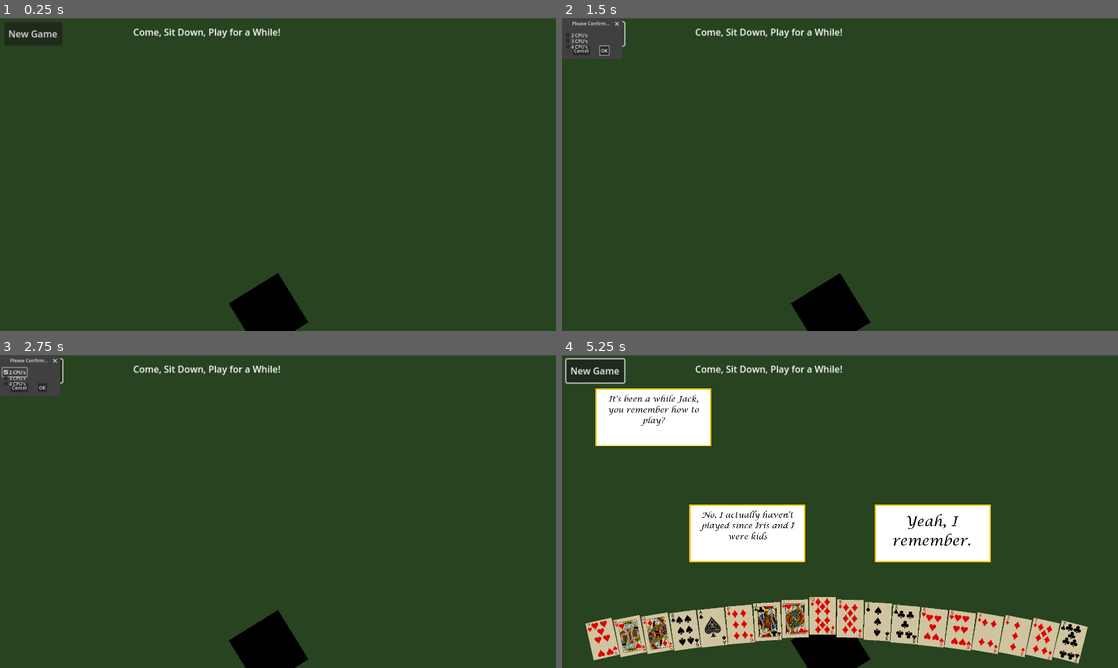
Above: before the commit, frames 1-4 (two rows, left to right).
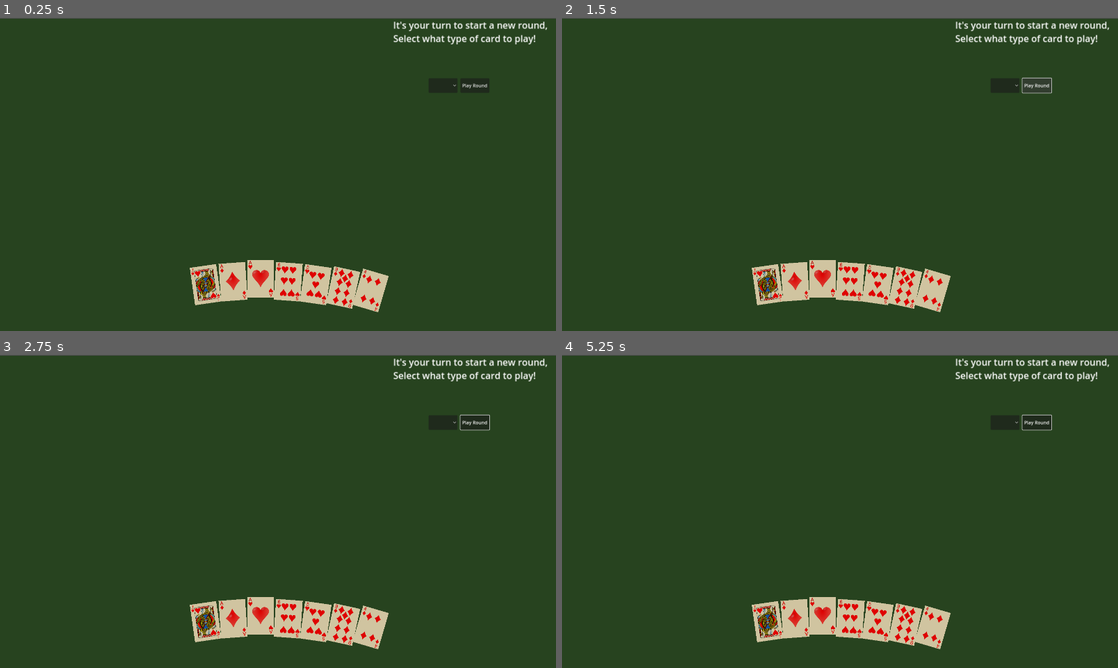
Above: after the commit, the same moments.

Repository: rjrubalcava/CowboyNoir
Game: Godot game, scene res://Scenes/MainScene.tscn
The game is run twice, just before and just after one commit, with the same random seed, the same clock (stepped at 60 frames per second) and the same inputs. This scene is started directly instead of the project's main scene.
Inputs (mouse positions are in pixels of both pictures, inside the frame that each line leads up to):
- Up to frame 1 (0.25 s): no input
- Up to frame 2 (1.5 s): click (1006, 86) at 0.52 s; click "New Game" (after the commit: "Play Round") at 1.25 s
- Up to frame 3 (2.75 s): click (16, 373) at 2 s, where only the run before the commit has a clickable "2 CPU's"
- Up to frame 4 (5.25 s): click (578, 376) at 2.75 s, where only the run before the commit has a clickable "3 CPU's"; click (578, 383) at 3.5 s, where only the run before the commit has a clickable "4 CPU's"; click "New Game" (after the commit: "Play Round") at 4.25 s; click (606, 386) at 5 s, where only the run before the commit has a clickable "OK"

The runs differ from the first frame. In frame 1, 7.4% of the frame differs, in the area x 0-99%, y 1-100%; in frame 2, 8.0%; in frame 3, 8.1%; in frame 4, 23%, in the area x 0-99%, y 0-100%.

Commit message:
AddingMoreToBluff

Diff:
--- /dev/null
+++ b/Scenes/Bluff.tscn
@@ -0,0 +1,82 @@
+[gd_scene load_steps=2 format=3 uid="uid://bip5iiguowys3"]
+
+[ext_resource type="Script" path="res://Scripts/Bluff.gd" id="1_ei7cw"]
+
+[node name="Bluff" type="Node2D"]
+script = ExtResource("1_ei7cw")
+
+[node name="PlayerCards" type="HBoxContainer" parent="."]
+offset_right = 40.0
+offset_bottom = 40.0
+
+[node name="playInstruction" type="RichTextLabel" parent="."]
+offset_left = 1358.0
+offset_top = 1.0
+offset_right = 1638.0
+offset_bottom = 156.0
+scale = Vector2(2, 2)
+text = "Current Round Card: "
+
+[node name="cardSelection" type="OptionButton" parent="."]
+visible = false
+anchors_preset = -1
+anchor_left = 0.187
+anchor_top = 0.5
+anchor_right = 0.187
+anchor_bottom = 0.5
+offset_left = 1480.0
+offset_top = 208.0
+offset_right = 1580.0
+offset_bottom = 258.0
+item_count = 13
+popup/item_0/text = "Ace"
+popup/item_0/id = 1
+popup/item_1/text = "2"
+popup/item_1/id = 2
+popup/item_2/text = "3"
+popup/item_2/id = 3
+popup/item_3/text = "4"
+popup/item_3/id = 4
+popup/item_4/text = "5"
+popup/item_4/id = 5
+popup/item_5/text = "6"
+popup/item_5/id = 6
+popup/item_6/text = "7"
+popup/item_6/id = 7
+popup/item_7/text = "8"
+popup/item_7/id = 8
+popup/item_8/text = "9"
+popup/item_8/id = 9
+popup/item_9/text = "10"
+popup/item_9/id = 10
+popup/item_10/text = "Jack"
+popup/item_10/id = 11
+popup/item_11/text = "Queen"
+popup/item_11/id = 12
+popup/item_12/text = "King"
+popup/item_12/id = 13
+
+[node name="Button" type="Button" parent="."]
+offset_left = 1590.0
+offset_top = 208.0
+offset_right = 1690.0
+offset_bottom = 258.0
+text = "Play Round"
+
+[node name="Buton" type="Button" parent="."]
+offset_left = 1480.0
+offset_top = 208.0
+offset_right = 1580.0
+offset_bottom = 258.0
+text = "Call Bluff?"
+
+[node name="pass" type="Button" parent="."]
+offset_left = 1700.0
+offset_top = 208.0
+offset_right = 1800.0
+offset_bottom = 258.0
+text = "Pass Round"
+
+[connection signal="button_up" from="Button" to="." method="_on_button_button_up"]
+[connection signal="button_up" from="Buton" to="." method="_on_buton_button_up"]
+[connection signal="button_up" from="pass" to="." method="_on_pass_button_up"]
--- a/Scenes/MainScene.tscn
+++ b/Scenes/MainScene.tscn
@@ -1,7 +1,6 @@
-[gd_scene load_steps=3 format=3 uid="uid://bkovryrasnl0f"]
+[gd_scene load_steps=2 format=3 uid="uid://bkovryrasnl0f"]
 
 [ext_resource type="Script" path="res://Scripts/MainScene.gd" id="1"]
-[ext_resource type="PackedScene" path="res://Scenes/Player.tscn" id="2"]
 
 [node name="MainScene" type="Node2D"]
 script = ExtResource("1")
@@ -11,83 +10,3 @@
 offset_right = 1920.0
 offset_bottom = 1082.0
 color = Color(0.152941, 0.262745, 0.121569, 1)
-
-[node name="Player" parent="." instance=ExtResource("2")]
-position = Vector2(960, 1080)
-
-[node name="Button" type="Button" parent="."]
-offset_left = 15.0
-offset_top = 15.0
-offset_right = 115.0
-offset_bottom = 55.0
-scale = Vector2(2, 2)
-text = "New Game"
-
-[node name="PlayerCards" type="HBoxContainer" parent="."]
-offset_left = 940.0
-offset_top = 1040.0
-offset_right = 980.0
-offset_bottom = 1080.0
-
-[node name="Control" type="Control" parent="."]
-layout_mode = 3
-anchors_preset = 0
-offset_left = 460.0
-offset_top = 25.0
-offset_right = 500.0
-offset_bottom = 65.0
-scale = Vector2(2, 2)
-
-[node name="GameDirection" type="RichTextLabel" parent="Control"]
-layout_mode = 0
-offset_right = 450.0
-offset_bottom = 150.0
-text = "Come, Sit Down, Play for a While!"
-
-[node name="CurrentCard" type="RichTextLabel" parent="Control"]
-layout_mode = 0
-offset_left = 450.0
-offset_right = 500.0
-offset_bottom = 150.0
-
-[node name="newGame" type="ConfirmationDialog" parent="."]
-
-[node name="Container" type="Container" parent="newGame"]
-offset_left = 8.0
-offset_top = 8.0
-offset_right = 192.0
-offset_bottom = 51.0
-
-[node name="RichTextLabel" type="RichTextLabel" parent="newGame/Container"]
-layout_mode = 2
-text = "Select the Number of CPU's You Would Like to Play Against"
-
-[node name="RichTextLabel2" type="RichTextLabel" parent="newGame/Container"]
-layout_mode = 2
-text = "Number of CPU's: "
-
-[node name="Control" type="Control" parent="newGame/Container"]
-layout_mode = 2
-
-[node name="twoCPU" type="CheckBox" parent="newGame/Container/Control"]
-layout_mode = 0
-offset_right = 76.0
-offset_bottom = 24.0
-text = "2 CPU's"
-
-[node name="threeCPU" type="CheckBox" parent="newGame/Container/Control"]
-layout_mode = 0
-offset_top = 20.0
-offset_right = 76.0
-offset_bottom = 44.0
-text = "3 CPU's"
-
-[node name="fourCPU" type="CheckBox" parent="newGame/Container/Control"]
-layout_mode = 0
-offset_top = 40.0
-offset_right = 76.0
-offset_bottom = 64.0
-text = "4 CPU's"
-
-[connection signal="button_up" from="Button" to="." method="_on_Button_button_up"]
-[connection signal="confirmed" from="newGame" to="." method="_on_newGame_confirmed"]
--- a/Scenes/Player.tscn
+++ /dev/null
@@ -1,12 +0,0 @@
-[gd_scene load_steps=2 format=2]
-
-[ext_resource path="res://Scripts/Player.gd" type="Script" id=1]
-
-[node name="Player" type="Node2D"]
-script = ExtResource( 1 )
-
-[node name="ColorRect" type="ColorRect" parent="."]
-offset_top = -200.0
-offset_right = 200.0
-rotation = 45.0
-color = Color( 0, 0, 0, 1 )
--- a/Scenes/playerHand.tscn
+++ /dev/null
@@ -1,7 +0,0 @@
-[gd_scene format=3 uid="uid://ci5br5x2jqky7"]
-
-[node name="playerHand" type="Node2D"]
-
-[node name="HBoxContainer" type="HBoxContainer" parent="."]
-offset_right = 40.0
-offset_bottom = 40.0
--- /dev/null
+++ b/Scripts/Bluff.gd
@@ -0,0 +1,269 @@
+extends Node2D
+
+@onready var card = preload("res://Scenes/Card.tscn")
+
+@onready var c1 = preload("res://Assets/Cards/Clubs/c1.png")
+@onready var c2 = preload("res://Assets/Cards/Clubs/c2.png")
+@onready var c3 = preload("res://Assets/Cards/Clubs/c3.png")
+@onready var c4 = preload("res://Assets/Cards/Clubs/c4.png")
+@onready var c5 = preload("res://Assets/Cards/Clubs/c5.png")
+@onready var c6 = preload("res://Assets/Cards/Clubs/c6.png")
+@onready var c7 = preload("res://Assets/Cards/Clubs/c7.png")
+@onready var c8 = preload("res://Assets/Cards/Clubs/c8.png")
+@onready var c9 = preload("res://Assets/Cards/Clubs/c9.png")
+@onready var c10 = preload("res://Assets/Cards/Clubs/c10.png")
+@onready var c11 = preload("res://Assets/Cards/Clubs/c11.png")
+@onready var c12 = preload("res://Assets/Cards/Clubs/c12.png")
+@onready var c13 = preload("res://Assets/Cards/Clubs/c13.png")
+
+@onready var d1 = preload("res://Assets/Cards/Diamonds/d1.png")
+@onready var d2 = preload("res://Assets/Cards/Diamonds/d2.png")
+@onready var d3 = preload("res://Assets/Cards/Diamonds/d3.png")
+@onready var d4 = preload("res://Assets/Cards/Diamonds/d4.png")
+@onready var d5 = preload("res://Assets/Cards/Diamonds/d5.png")
+@onready var d6 = preload("res://Assets/Cards/Diamonds/d6.png")
+@onready var d7 = preload("res://Assets/Cards/Diamonds/d7.png")
+@onready var d8 = preload("res://Assets/Cards/Diamonds/d8.png")
+@onready var d9 = preload("res://Assets/Cards/Diamonds/d9.png")
+@onready var d10 = preload("res://Assets/Cards/Diamonds/d10.png")
+@onready var d11 = preload("res://Assets/Cards/Diamonds/d11.png")
+@onready var d12 = preload("res://Assets/Cards/Diamonds/d12.png")
+@onready var d13 = preload("res://Assets/Cards/Diamonds/d13.png")
+
+@onready var h1 = preload("res://Assets/Cards/Hearts/h1.png")
+@onready var h2 = preload("res://Assets/Cards/Hearts/h2.png")
+@onready var h3 = preload("res://Assets/Cards/Hearts/h3.png")
+@onready var h4 = preload("res://Assets/Cards/Hearts/h4.png")
+@onready var h5 = preload("res://Assets/Cards/Hearts/h5.png")
+@onready var h6 = preload("res://Assets/Cards/Hearts/h6.png")
+@onready var h7 = preload("res://Assets/Cards/Hearts/h7.png")
+@onready var h8 = preload("res://Assets/Cards/Hearts/h8.png")
+@onready var h9 = preload("res://Assets/Cards/Hearts/h9.png")
+@onready var h10 = preload("res://Assets/Cards/Hearts/h10.png")
+@onready var h11 = preload("res://Assets/Cards/Hearts/h11.png")
+@onready var h12 = preload("res://Assets/Cards/Hearts/h12.png")
+@onready var h13 = preload("res://Assets/Cards/Hearts/h13.png")
+
+@onready var s1 = preload("res://Assets/Cards/Spades/s1.png")
+@onready var s2 = preload("res://Assets/Cards/Spades/s2.png")
+@onready var s3 = preload("res://Assets/Cards/Spades/s3.png")
+@onready var s4 = preload("res://Assets/Cards/Spades/s4.png")
+@onready var s5 = preload("res://Assets/Cards/Spades/s5.png")
+@onready var s6 = preload("res://Assets/Cards/Spades/s6.png")
+@onready var s7 = preload("res://Assets/Cards/Spades/s7.png")
+@onready var s8 = preload("res://Assets/Cards/Spades/s8.png")
+@onready var s9 = preload("res://Assets/Cards/Spades/s9.png")
+@onready var s10 = preload("res://Assets/Cards/Spades/s10.png")
+@onready var s11 = preload("res://Assets/Cards/Spades/s11.png")
+@onready var s12 = preload("res://Assets/Cards/Spades/s12.png")
+@onready var s13 = preload("res://Assets/Cards/Spades/s13.png")
+
+@onready var playerCards = $PlayerCards
+@onready var inst = $playInstruction
+@onready var cardToBluff = $cardSelection
+@onready var butt = $Button
+@onready var buton = $Buton
+@onready var pesto = $pass
+
+var rng
+
+var clubsArr = null
+var diamondsArr = null
+var heartsArr = null
+var spadesArr = null
+
+var playerHand = null
+var cpuOneHand = null
+var cpuTwoHand = null
+var cpuThreeHand = null
+var cpuFourHand = null
+var centerHand = null
+var lastRoundHand = null
+var lastRoundBluff = null
+var cardCount = null
+
+var cardOfRound = null
+var noWinner = null
+var inRound = null
+var playerTurn = null
+var playerConf = null
+var stageOfRound = 0
+
+
+
+
+# Called when the node enters the scene tree for the first time.
+func _ready():
+	rng = RandomNumberGenerator.new()
+	rng.randomize()
+
+
+# Called every frame. 'delta' is the elapsed time since the previous frame.
+func _process(delta):
+	if(noWinner):
+		if(playerTurn == 1):
+			player()
+		elif(playerTurn == 2):
+			cpuTurn(1,1)
+
+
+func _on_button_button_up():
+	if(cardToBluff.get_selected_id() > 0 and stageOfRound < 1):
+		stageOfRound = 1
+		cardOfRound = cardToBluff.get_selected_id()
+		cardToBluff.clear()
+		cardToBluff.visible = false
+	elif(stageOfRound < 1):
+		cardOfRound = -1
+	elif(stageOfRound == 2):
+		cardCount = 0
+		lastRoundHand = []
+		for x in playerCards.get_children():
+				if(x.get("notSelected") == false):
+					print(x)
+					cardCount += 1
+					lastRoundHand.append(x)
+		if(cardCount == 0):
+			pass
+		pass
+
+func _on_buton_button_up():
+	pass # Replace with function body.
+
+func _on_pass_button_up():
+	pass # Replace with function body.
+
+func player():
+	#Setting Directions
+	if(inRound):
+		#IF ITS PLAYERS TURN AND WERE ALREADY IN A ROUND
+		#ALERT THEM OF CPUS MOVE AND WAIT FOR INPUT
+		inst.text = "Amity: "
+		pass
+	else:
+		#ELSE IF WE'RE NOT IN A ROUND
+		#REMOVE OPTION TO CALL BLUFF AND PASS
+		if(stageOfRound < 1):
+			#IF HERE, THEY HAVENT SELECTED A CARD YET
+			inst.text="It's your turn to start a new round, Select what type of card to play!"
+			buton.visible = false
+			pesto.visible = false
+			butt.visible = true
+			cardToBluff.visible = true
+		if(stageOfRound == 1):
+			#IF HERE WE WANT TO MAKE THEM ABLE TO SELECT THE CARDS TO PLAY
+			#FOR ALL CARDS IN PLAYER HAND, MAKE THEM PLAYABLE
+			for x in playerCards.get_children():
+				x.setReady(true)
+			stageOfRound = 2
+		#inRound = true
+
+
+func cpuTurn(cheatProc, bluffProc):
+	pass
+
+#Creates a new Game
+#Right now Number of Opponents Doesn't work and is fixed
+func initGame(numOfOpponents):
+	#Calling to Remove Any Old Cards From Player Hand
+	rmPlayerHand()
+
+	#Calling To Deal New Hands, RIGHT NOW NUMBER OF OPPONENTS IS ALWAYS 2
+	dealNewHands(numOfOpponents)
+	"""INITIALIZING DIALOGUE"""
+	Global.init_dialogue()
+	"""INITIALIZING DIALOGUE"""
+
+	#Calling to Add Players Cards to Hand
+	realizeHands()
+	"""PLAYING DIALOGUE"""
+	Global.playDialogue(0)
+	"""PLAYING DIALOGUE"""
+
+
+#Creates Card Nodes for player to see and interact with
+func realizeHands():
+	var cardPosition
+	var tempNode
+	var handSize = float(playerHand.size())
+	for x in playerHand.size():
+		if(x < (playerHand.size() / 2)):
+			cardPosition = Vector2(900 - (x * 95),900 + (10 * x))
+			tempNode = Global.newNode(card, cardPosition, playerCards, 1)
+			tempNode.texture = get(playerHand[x])
+			tempNode.scale *=.40
+			tempNode.rotation = float((-x) / (2 * handSize))
+		else:
+			cardPosition = Vector2(900 + ((handSize - x)* 95),900 + (10 * (handSize - x)))
+			tempNode = Global.newNode(card, cardPosition, playerCards, 1)
+			tempNode.texture = get(playerHand[x])
+			tempNode.scale *=.40
+			tempNode.rotation = float((handSize - x) / (2 * handSize))
+
+
+#Deals out new hands for the new game
+func dealNewHands(numOfOpponents):
+	#Setting Deck To Be Full Again
+	clubsArr = [1,2,3,4,5,6,7,8,9,10,11,12,13]
+	diamondsArr = [1,2,3,4,5,6,7,8,9,10,11,12,13]
+	heartsArr = [1,2,3,4,5,6,7,8,9,10,11,12,13]
+	spadesArr = [1,2,3,4,5,6,7,8,9,10,11,12,13]
+	#Setting all players to have no cards
+	playerHand = []
+	cpuOneHand = []
+	cpuTwoHand = []
+	cpuThreeHand = []
+	cpuFourHand = []
+
+	#Setting Pot Cards to be empty
+	centerHand = []
+
+	for x in 7:
+		playerHand.append(getRandomCard())
+		cpuOneHand.append(getRandomCard())
+
+func getRandomCard():
+	var noNewCard = true
+	var firstCardSuit
+	var firstCard
+	var cardToReturn
+	while noNewCard:
+		firstCardSuit = rng.randi_range(1, 4)
+		firstCard = rng.randi_range(1, 13)
+		if firstCardSuit == 1:
+			if int(clubsArr[firstCard - 1]) == int(firstCard):
+				clubsArr[firstCard - 1] = 'X'
+				noNewCard = false
+				cardToReturn = 'c' + str(firstCard)
+		elif firstCardSuit == 2:
+			if int(diamondsArr[firstCard - 1]) == int(firstCard):
+				diamondsArr[firstCard - 1] = 'X'
+				noNewCard = false
+				cardToReturn = 'd' + str(firstCard)
+		elif firstCardSuit == 3:
+			if int(heartsArr[firstCard - 1]) == int(firstCard):
+				heartsArr[firstCard - 1] = 'X'
+				noNewCard = false
+				cardToReturn = 'h' + str(firstCard)
+		elif firstCardSuit == 4:
+			if int(spadesArr[firstCard - 1]) == int(firstCard):
+				spadesArr[firstCard - 1] = 'X'
+				noNewCard = false
+				cardToReturn = 's' + str(firstCard)
+	return cardToReturn
+
+func rmPlayerHand():
+	"""
+	For Every Card in the Player Hand,
+		Remeove it as a child of player hand
+		and delete the card node
+	"""
+	for x in playerCards.get_children():
+		playerCards.remove_child(x)
+		x.queue_free()
+
+	#Resetting Game Status
+	noWinner = true
+	playerTurn = 1
+	inRound = false
+	cardOfRound = -1
--- a/Scripts/Card.gd
+++ b/Scripts/Card.gd
@@ -1,30 +1,37 @@
 extends Sprite2D
 
-
+@onready var back = preload("res://Assets/Cards/Z_RNDM/Backs/2B.png")
 # Declare member variables here. Examples:
 # var a = 2
 # var b = "text"
 var focused = false
 var notSelected = true
+var readyToPlay = false
 var card_offset=0
 var tween
 # Called when the node enters the scene tree for the first time.
 func _ready():
 	pass
 
+
+func setReady(val):
+	readyToPlay = val
+
+
 func _input(event):
-	if event is InputEventMouseButton and event.pressed and event.button_index == MOUSE_BUTTON_LEFT:
+	if event is InputEventMouseButton and event.pressed and event.button_index == MOUSE_BUTTON_LEFT and readyToPlay:
 		if get_rect().has_point(to_local(event.position)) and (focused):
 			card_offset+=300
 			if(notSelected):
 				tween = get_tree().create_tween()
 				tween.set_ease(Tween.EASE_IN_OUT)
-				tween.tween_property(self, "position", Vector2(-400, -700), 1)
+				print(self.position)
+				tween.tween_property(self, "position", Vector2(400, 700), 1)
 				notSelected = false
 				scale *= 1.25
-			else:
-				notSelected = true
-				scale /= 1.25
+				set_texture(back)
+				set_scale(Vector2(.3,.3))
+				notSelected = false
 			print("A click!")
 
 
@@ -33,12 +40,14 @@
 #	pass
 
 func _on_Card_Background_mouse_entered():
-	scale*=1.25
-	move_to_front()
-	focused = true
+	if(notSelected):
+		scale*=1.25
+		move_to_front()
+		focused = true
 	# Replace with function body.
 
 
 func _on_Card_Background_mouse_exited():
-	scale /= 1.25
-	focused = false
+	if(notSelected):
+		scale /= 1.25
+		focused = false
--- a/Scripts/Global.gd
+++ b/Scripts/Global.gd
@@ -1,30 +1,7 @@
 extends Node2D
 
 
-# General vars
-var rng
-
-# Bluff vars
-var m_parent = null
-var m_numOfCPUs = null
-
-var clubsArr = null
-var diamondsArr = null
-var heartsArr = null
-var spadesArr = null
-
-var firstCardSuit = null
-var firstCard = null
-var tempCard = null
-var noNewCard = null
-
-
-var playerHand = null
-var cpuOneHand = null
-var cpuTwoHand = null
-var cpuThreeHand = null
-var cpuFourHand = null
-var centerHand = null
+var m_parent
 
 # Dialogue vars
 @onready var dialogueBox = preload("res://Scenes/DialogueBox.tscn")
@@ -37,74 +14,7 @@
 
 # Called when the node enters the scene tree for the first time.
 func _ready():
-	rng = RandomNumberGenerator.new()
-	rng.randomize()
 	pass # Replace with function body.
-
-func newGame():
-	clubsArr = [1,2,3,4,5,6,7,8,9,10,11,12,13]
-	diamondsArr = [1,2,3,4,5,6,7,8,9,10,11,12,13]
-	heartsArr = [1,2,3,4,5,6,7,8,9,10,11,12,13]
-	spadesArr = [1,2,3,4,5,6,7,8,9,10,11,12,13]
-	playerHand = []
-	cpuOneHand = []
-	cpuTwoHand = []
-	cpuThreeHand = []
-	cpuFourHand = []
-	centerHand = []
-	init_dialogue()
-
-	if(m_numOfCPUs == 2):
-		for x in 17:
-			playerHand.append(getRandomCard())
-			cpuOneHand.append(getRandomCard())
-			cpuTwoHand.append(getRandomCard())
-		playerHand.append(getRandomCard())
-	elif(m_numOfCPUs == 3):
-		for x in 13:
-			playerHand.append(getRandomCard())
-			cpuOneHand.append(getRandomCard())
-			cpuTwoHand.append(getRandomCard())
-			cpuThreeHand.append(getRandomCard())
-	elif(m_numOfCPUs == 4):
-		for x in 10:
-			playerHand.append(getRandomCard())
-			cpuOneHand.append(getRandomCard())
-			cpuTwoHand.append(getRandomCard())
-			cpuThreeHand.append(getRandomCard())
-			cpuFourHand.append(getRandomCard())
-		playerHand.append(getRandomCard())
-		cpuOneHand.append(getRandomCard())
-
-
-
-func getRandomCard():
-	noNewCard = true
-	while noNewCard:
-		firstCardSuit = rng.randi_range(1, 4)
-		firstCard = rng.randi_range(1, 13)
-		if firstCardSuit == 1:
-			if int(clubsArr[firstCard - 1]) == int(firstCard):
-				clubsArr[firstCard - 1] = 'X'
-				noNewCard = false
-				tempCard = 'c' + str(firstCard)
-		elif firstCardSuit == 2:
-			if int(diamondsArr[firstCard - 1]) == int(firstCard):
-				diamondsArr[firstCard - 1] = 'X'
-				noNewCard = false
-				tempCard = 'd' + str(firstCard)
-		elif firstCardSuit == 3:
-			if int(heartsArr[firstCard - 1]) == int(firstCard):
-				heartsArr[firstCard - 1] = 'X'
-				noNewCard = false
-				tempCard = 'h' + str(firstCard)
-		elif firstCardSuit == 4:
-			if int(spadesArr[firstCard - 1]) == int(firstCard):
-				spadesArr[firstCard - 1] = 'X'
-				noNewCard = false
-				tempCard = 's' + str(firstCard)
-	return tempCard
-
 
 func newNode(node, location, parent, scaleMult):
 	var newNode = node.instantiate()
--- a/Scripts/MainScene.gd
+++ b/Scripts/MainScene.gd
@@ -1,129 +1,27 @@
 extends Node2D
 
-@onready var m_popup = $newGame
-@onready var twoCPU = null
-@onready var threeCPU = null
-@onready var fourCPU = null
-@onready var noWinner = true
-@onready var playerTurn = 1
-@onready var numOfPlayers = null
-@onready var myCards = $PlayerCards
+func _ready():
+	#Setting Global Main Parent Node to Be Self
+	Global.m_parent = self
 
 
-@onready var card = preload("res://Scenes/Card.tscn")
+	#Recognizing new Scene to play Bluff
+	var genBluff = load("res://Scenes/Bluff.tscn")
 
-@onready var c1 = preload("res://Assets/Cards/Clubs/c1.png")
-@onready var c2 = preload("res://Assets/Cards/Clubs/c2.png")
-@onready var c3 = preload("res://Assets/Cards/Clubs/c3.png")
-@onready var c4 = preload("res://Assets/Cards/Clubs/c4.png")
-@onready var c5 = preload("res://Assets/Cards/Clubs/c5.png")
-@onready var c6 = preload("res://Assets/Cards/Clubs/c6.png")
-@onready var c7 = preload("res://Assets/Cards/Clubs/c7.png")
-@onready var c8 = preload("res://Assets/Cards/Clubs/c8.png")
-@onready var c9 = preload("res://Assets/Cards/Clubs/c9.png")
-@onready var c10 = preload("res://Assets/Cards/Clubs/c10.png")
-@onready var c11 = preload("res://Assets/Cards/Clubs/c11.png")
-@onready var c12 = preload("res://Assets/Cards/Clubs/c12.png")
-@onready var c13 = preload("res://Assets/Cards/Clubs/c13.png")
+	#Creating a new instance of bluff to play game
+	var initBluff = genBluff.instantiate()
 
-@onready var d1 = preload("res://Assets/Cards/Diamonds/d1.png")
-@onready var d2 = preload("res://Assets/Cards/Diamonds/d2.png")
-@onready var d3 = preload("res://Assets/Cards/Diamonds/d3.png")
-@onready var d4 = preload("res://Assets/Cards/Diamonds/d4.png")
-@onready var d5 = preload("res://Assets/Cards/Diamonds/d5.png")
-@onready var d6 = preload("res://Assets/Cards/Diamonds/d6.png")
-@onready var d7 = preload("res://Assets/Cards/Diamonds/d7.png")
-@onready var d8 = preload("res://Assets/Cards/Diamonds/d8.png")
-@onready var d9 = preload("res://Assets/Cards/Diamonds/d9.png")
-@onready var d10 = preload("res://Assets/Cards/Diamonds/d10.png")
-@onready var d11 = preload("res://Assets/Cards/Diamonds/d11.png")
-@onready var d12 = preload("res://Assets/Cards/Diamonds/d12.png")
-@onready var d13 = preload("res://Assets/Cards/Diamonds/d13.png")
+	#Adding Bluff instance to Main Tree
+	add_child(initBluff)
 
-@onready var h1 = preload("res://Assets/Cards/Hearts/h1.png")
-@onready var h2 = preload("res://Assets/Cards/Hearts/h2.png")
-@onready var h3 = preload("res://Assets/Cards/Hearts/h3.png")
-@onready var h4 = preload("res://Assets/Cards/Hearts/h4.png")
-@onready var h5 = preload("res://Assets/Cards/Hearts/h5.png")
-@onready var h6 = preload("res://Assets/Cards/Hearts/h6.png")
-@onready var h7 = preload("res://Assets/Cards/Hearts/h7.png")
-@onready var h8 = preload("res://Assets/Cards/Hearts/h8.png")
-@onready var h9 = preload("res://Assets/Cards/Hearts/h9.png")
-@onready var h10 = preload("res://Assets/Cards/Hearts/h10.png")
-@onready var h11 = preload("res://Assets/Cards/Hearts/h11.png")
-@onready var h12 = preload("res://Assets/Cards/Hearts/h12.png")
-@onready var h13 = preload("res://Assets/Cards/Hearts/h13.png")
-
-@onready var s1 = preload("res://Assets/Cards/Spades/s1.png")
-@onready var s2 = preload("res://Assets/Cards/Spades/s2.png")
-@onready var s3 = preload("res://Assets/Cards/Spades/s3.png")
-@onready var s4 = preload("res://Assets/Cards/Spades/s4.png")
-@onready var s5 = preload("res://Assets/Cards/Spades/s5.png")
-@onready var s6 = preload("res://Assets/Cards/Spades/s6.png")
-@onready var s7 = preload("res://Assets/Cards/Spades/s7.png")
-@onready var s8 = preload("res://Assets/Cards/Spades/s8.png")
-@onready var s9 = preload("res://Assets/Cards/Spades/s9.png")
-@onready var s10 = preload("res://Assets/Cards/Spades/s10.png")
-@onready var s11 = preload("res://Assets/Cards/Spades/s11.png")
-@onready var s12 = preload("res://Assets/Cards/Spades/s12.png")
-@onready var s13 = preload("res://Assets/Cards/Spades/s13.png")
+	#Initializing a new Game
+	initBluff.initGame(2)
 
 
-func _ready():
-	Global.m_parent = self
+func _process(delta):
+	pass
+
+
 
 func _exit_tree():
 	Global.m_parent = null
-
-
-func playGame():
-	print(Global.playerHand)
-	print(Global.playerHand.size())
-	var cardPosition
-	var tempNode
-	var handSize = float(Global.playerHand.size())
-	for x in Global.playerHand.size():
-		if(x < (Global.playerHand.size() / 2)):
-			cardPosition = Vector2(900 - (x * 95),900 + (10 * x))
-			tempNode = Global.newNode(card, cardPosition, myCards, 1)
-			tempNode.texture = get(Global.playerHand[x])
-			tempNode.scale *=.40
-			tempNode.rotation = float((-x) / (2 * handSize))
-		else:
-			cardPosition = Vector2(900 + ((handSize - x)* 95),900 + (10 * (handSize - x)))
-			tempNode = Global.newNode(card, cardPosition, myCards, 1)
-			tempNode.texture = get(Global.playerHand[x])
-			tempNode.scale *=.40
-			tempNode.rotation = float((handSize - x) / (2 * handSize))
-	# begin dialogue
-	Global.playDialogue(0)
-
-
-	while noWinner:
-		noWinner = false
-
-
-
-
-
-func _on_Button_button_up():
-	m_popup.popup()
-	twoCPU = $newGame/Container/Control/twoCPU
-	threeCPU = $newGame/Container/Control/threeCPU
-	fourCPU = $newGame/Container/Control/fourCPU
-
-func _on_newGame_confirmed():
-	for x in myCards.get_children():
-		myCards.remove_child(x)
-		x.queue_free()
-
-	if (twoCPU.button_pressed == true):
-		Global.m_numOfCPUs = 2
-	elif(threeCPU.button_pressed == true):
-		Global.m_numOfCPUs = 3
-	elif (fourCPU.button_pressed == true):
-		Global.m_numOfCPUs = 4
-	numOfPlayers = Global.m_numOfCPUs + 1
-	m_popup.hide()
-	Global.newGame()
-	playGame()
--- a/Scripts/Player.gd
+++ /dev/null
@@ -1,16 +0,0 @@
-extends Node2D
-
-
-# Declare member variables here. Examples:
-# var a = 2
-# var b = "text"
-
-
-# Called when the node enters the scene tree for the first time.
-func _ready():
-	pass # Replace with function body.
-
-
-# Called every frame. 'delta' is the elapsed time since the previous frame.
-#func _process(delta):
-#	pass
--- a/project.godot
+++ b/project.godot
@@ -25,6 +25,10 @@
 window/size/viewport_height=1080
 window/stretch/mode="viewport"
 
+[dotnet]
+
+project/assembly_name="CowboyNoir"
+
 [gui]
 
 common/drop_mouse_on_gui_input_disabled=true
